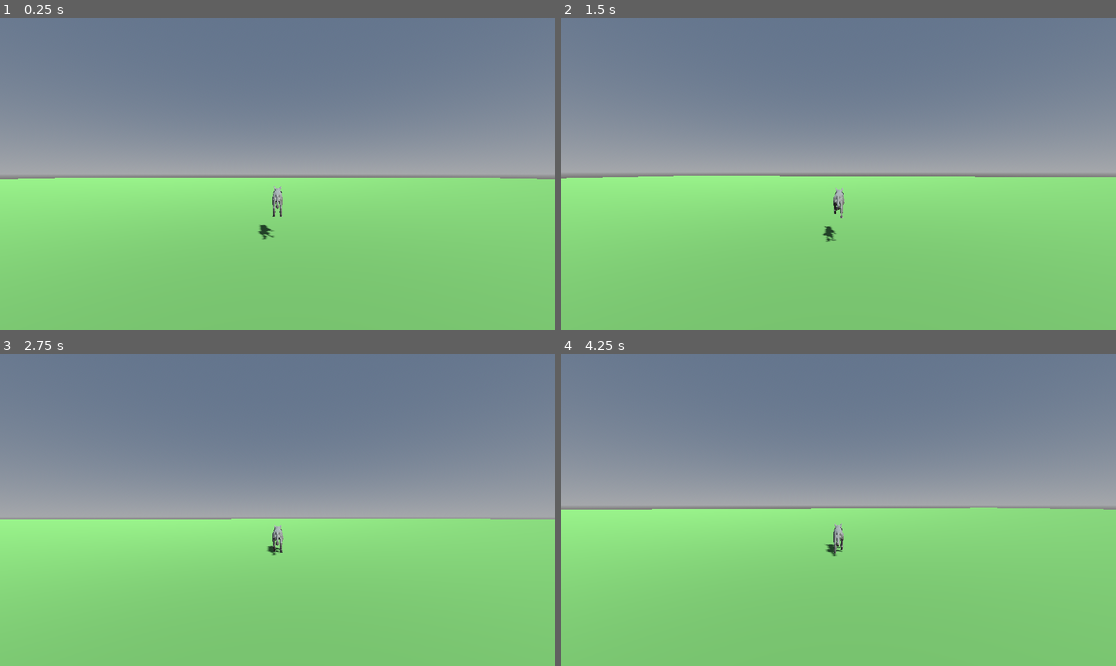
Above: before the commit, frames 1-4 (two rows, left to right).
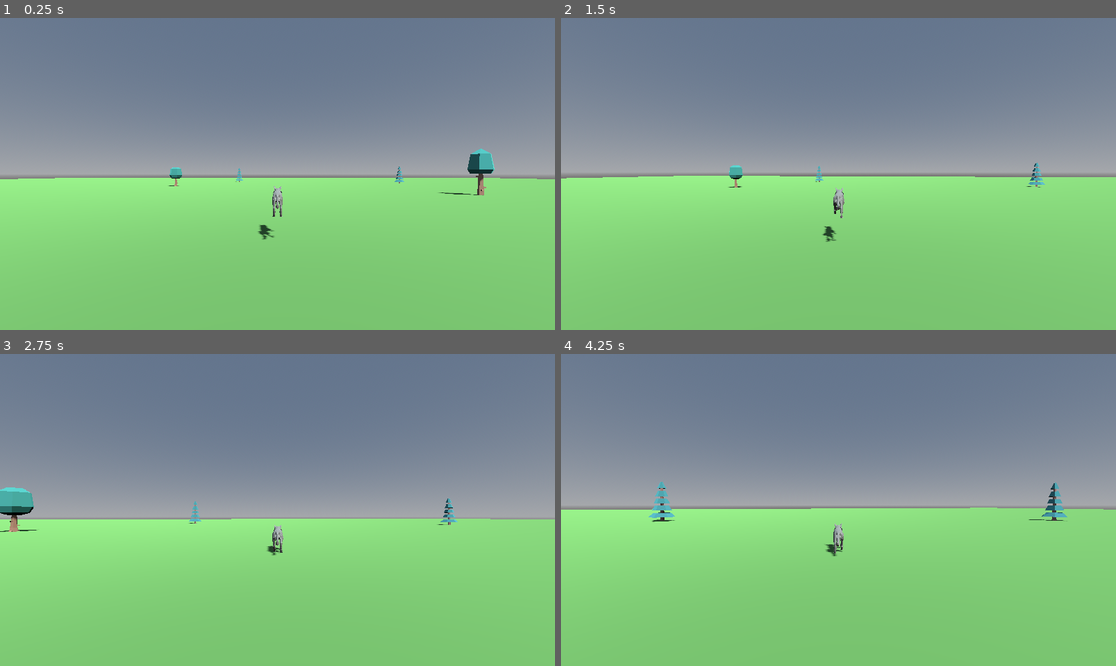
Above: after the commit, the same moments.

Repository: erikm6872/animal-survival-bonanza
Game: Godot game, scene res://scenes/world/test_world.tscn
Same seed, same stepped clock (60 frames per second), same inputs: the game is played once before the commit and once after it.
Inputs (mouse positions are in pixels of both pictures, inside the frame that each line leads up to):
- Up to frame 1 (0.25 s): no input
- Up to frame 2 (1.5 s): move the mouse to (866, 174) at 0.52 s; hold ^ (sprint) 0.53-1.28 s; hold W (move_forward) from 0.53 s (still down); tap Space (jump) at 0.77 s; move the mouse to (810, 174) at 1.27 s; tap ^ (sprint) at 1.35 s
- Up to frame 3 (2.75 s): keep holding W (move_forward); tap Space (jump) at 1.52 s; move the mouse to (288, 503) at 2.02 s; hold ^ (sprint) from 2.03 s (still down)
- Up to frame 4 (4.25 s): keep holding W (move_forward); move the mouse to (832, 516) at 2.77 s; release ^ (sprint) at 2.78 s; tap ^ (sprint) at 2.85 s; tap Space (jump) at 3.02, 3.77 s; move the mouse to (877, 513) at 3.52 s; hold ^ (sprint) from 3.53 s (still down)

The runs differ from the first frame. In frame 1, 0.6% of the frame differs, in the area x 30-90%, y 41-58%; in frame 2, 0.2%; in frame 3, 0.7%, in the area x 0-83%, y 42-58%; in frame 4, 0.5%.

Commit message:
Scatter a dozen trees around the test world
Six Nature Kit tree variants (default, oak, pineTallA, pineRoundA,
small, thin), two of each, placed at varied positions/rotations
around the spawn point. Decorative only, no collision — just enough
landmarks to give the wolf's movement some spatial context on the
otherwise flat test plane.

Co-Authored-By: Claude Sonnet 5 <noreply@anthropic.com>

Diff:
--- a/scenes/world/test_world.tscn
+++ b/scenes/world/test_world.tscn
@@ -1,6 +1,12 @@
-[gd_scene load_steps=8 format=3 uid="uid://c1n7w1h1kxqf2"]
+[gd_scene load_steps=14 format=3 uid="uid://c1n7w1h1kxqf2"]
 
 [ext_resource type="PackedScene" path="res://scenes/player/player.tscn" id="1_player"]
+[ext_resource type="PackedScene" path="res://assets/models/nature-kit/tree_default.glb" id="2_tree_default"]
+[ext_resource type="PackedScene" path="res://assets/models/nature-kit/tree_oak.glb" id="3_tree_oak"]
+[ext_resource type="PackedScene" path="res://assets/models/nature-kit/tree_pineTallA.glb" id="4_tree_pineTallA"]
+[ext_resource type="PackedScene" path="res://assets/models/nature-kit/tree_pineRoundA.glb" id="5_tree_pineRoundA"]
+[ext_resource type="PackedScene" path="res://assets/models/nature-kit/tree_small.glb" id="6_tree_small"]
+[ext_resource type="PackedScene" path="res://assets/models/nature-kit/tree_thin.glb" id="7_tree_thin"]
 
 [sub_resource type="PlaneMesh" id="PlaneMesh_1"]
 size = Vector2(200, 200)
@@ -44,3 +50,41 @@
 
 [node name="Player" parent="." instance=ExtResource("1_player")]
 transform = Transform3D(1, 0, 0, 0, 1, 0, 0, 0, 1, 0, 1, 0)
+
+[node name="Trees" type="Node3D" parent="."]
+
+[node name="tree_default_1" parent="Trees" instance=ExtResource("2_tree_default")]
+transform = Transform3D(2.3492, 0, -0.8551, 0, 2.5, 0, 0.8551, 0, 2.3492, 18, 0, -12)
+
+[node name="tree_default_2" parent="Trees" instance=ExtResource("2_tree_default")]
+transform = Transform3D(-2.3492, 0, -0.8551, 0, 2.5, 0, 0.8551, 0, -2.3492, -22, 0, 14)
+
+[node name="tree_oak_1" parent="Trees" instance=ExtResource("3_tree_oak")]
+transform = Transform3D(0.4341, 0, -2.4620, 0, 2.5, 0, 2.4620, 0, 0.4341, 30, 0, 22)
+
+[node name="tree_oak_2" parent="Trees" instance=ExtResource("3_tree_oak")]
+transform = Transform3D(-2.3492, 0, 0.8551, 0, 2.5, 0, -0.8551, 0, -2.3492, -16, 0, -26)
+
+[node name="tree_pineTallA_1" parent="Trees" instance=ExtResource("4_tree_pineTallA")]
+transform = Transform3D(1.7678, 0, -1.7678, 0, 2.5, 0, 1.7678, 0, 1.7678, 10, 0, 38)
+
+[node name="tree_pineTallA_2" parent="Trees" instance=ExtResource("4_tree_pineTallA")]
+transform = Transform3D(1.2500, 0, 2.1651, 0, 2.5, 0, -2.1651, 0, 1.2500, -33, 0, -6)
+
+[node name="tree_pineRoundA_1" parent="Trees" instance=ExtResource("5_tree_pineRoundA")]
+transform = Transform3D(-1.2500, 0, -2.1651, 0, 2.5, 0, 2.1651, 0, -1.2500, 24, 0, -34)
+
+[node name="tree_pineRoundA_2" parent="Trees" instance=ExtResource("5_tree_pineRoundA")]
+transform = Transform3D(2.4620, 0, -0.4341, 0, 2.5, 0, 0.4341, 0, 2.4620, -9, 0, -42)
+
+[node name="tree_small_1" parent="Trees" instance=ExtResource("6_tree_small")]
+transform = Transform3D(-0.8551, 0, 2.3492, 0, 2.5, 0, -2.3492, 0, -0.8551, 6, 0, 24)
+
+[node name="tree_small_2" parent="Trees" instance=ExtResource("6_tree_small")]
+transform = Transform3D(0.8551, 0, -2.3492, 0, 2.5, 0, 2.3492, 0, 0.8551, -27, 0, 30)
+
+[node name="tree_thin_1" parent="Trees" instance=ExtResource("7_tree_thin")]
+transform = Transform3D(-2.3492, 0, -0.8551, 0, 2.5, 0, 0.8551, 0, -2.3492, 38, 0, 4)
+
+[node name="tree_thin_2" parent="Trees" instance=ExtResource("7_tree_thin")]
+transform = Transform3D(2.1651, 0, 1.2500, 0, 2.5, 0, -1.2500, 0, 2.1651, -38, 0, -18)
